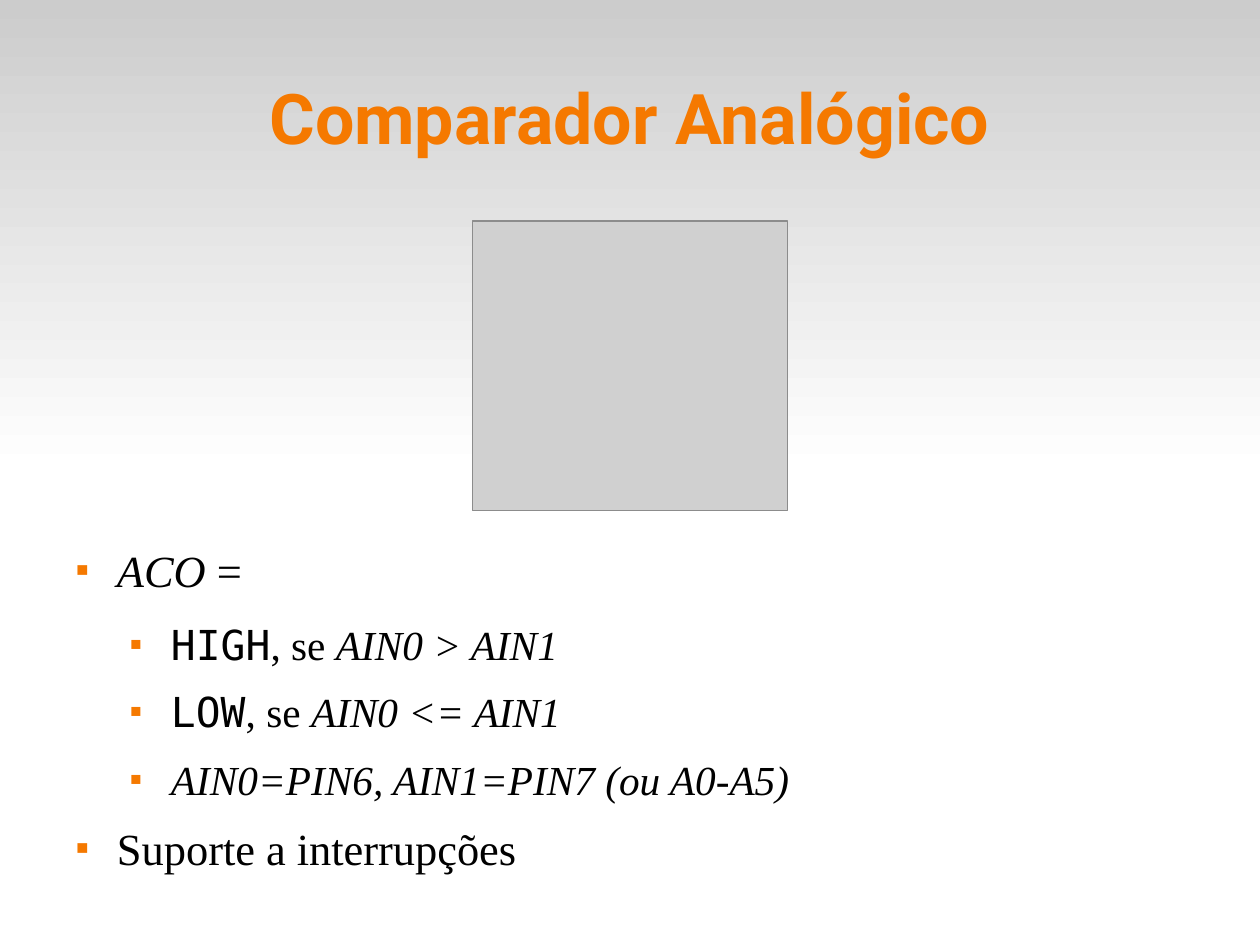
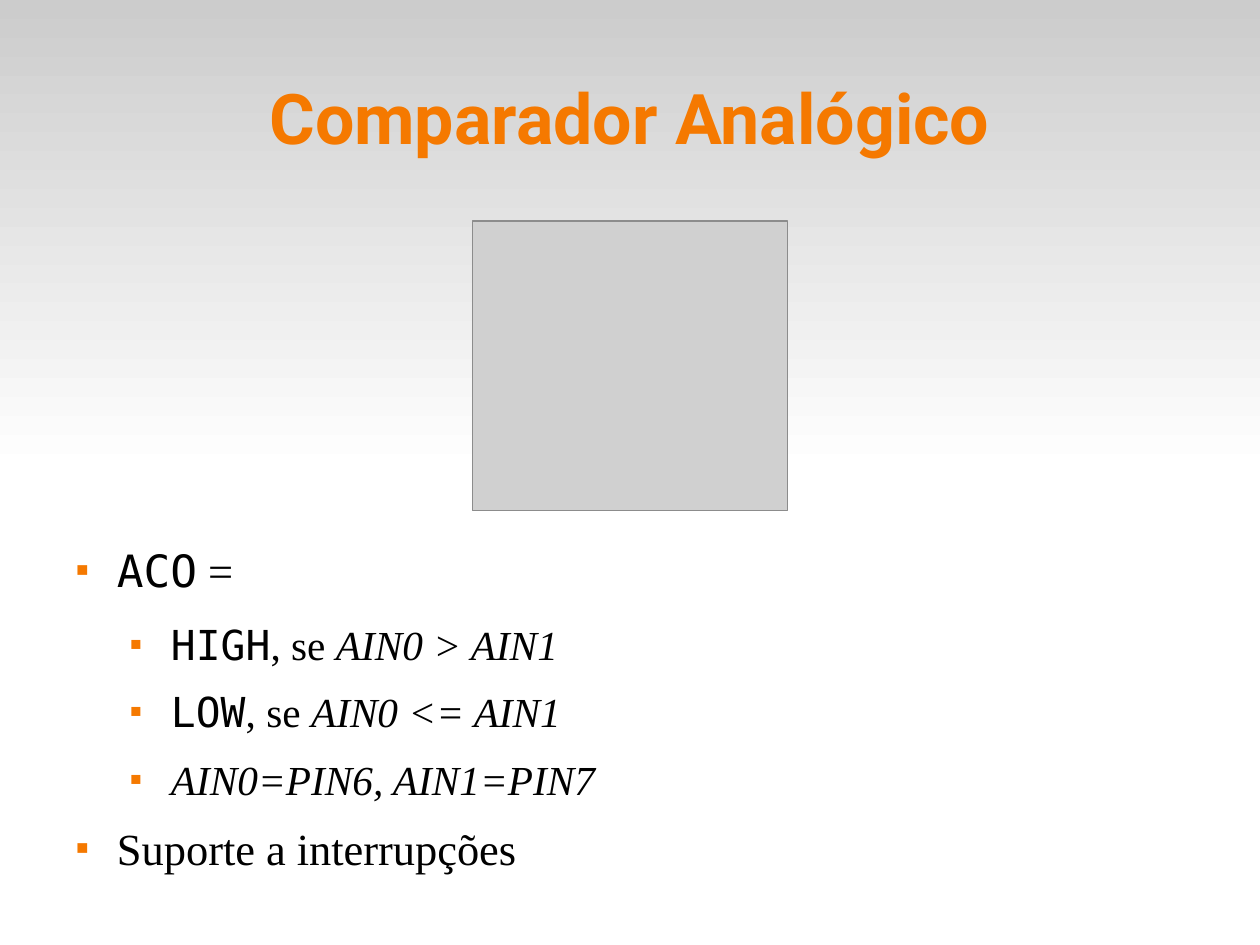
Before and after one commit to fsantanna-uerj/SE, a slide deck: slide 6 of Slides/se-03-adc.odp. Drawn at 1260x945 pixels with LibreOffice and Linux fonts; fonts in the diff are those of the drawing; grey boxes stand for pictures. Boxes give left, top, right and bottom in pixels: in the first picture for what was removed or moved away, otherwise in the second. Text is boxed around its words. In the diff, an @@ line names an element or a change of style, - is before the commit and + after.

```diff
--- a/Slides/se-03-adc.odp
+++ b/Slides/se-03-adc.odp
@@ text at (x1=117, y1=554, x2=197, y2=588): font Times New Roman to DejaVu Sans Mono, italic off in "ACO" @@
@@ text at (x1=171, y1=767, x2=595, y2=801): text changed @@
-  ■ AIN0=PIN6, AIN1=PIN7 (ou A0-A5)
+  ■ AIN0=PIN6, AIN1=PIN7
```
Also in this commit, not shown: 4 other slides changed, 7 other files.
